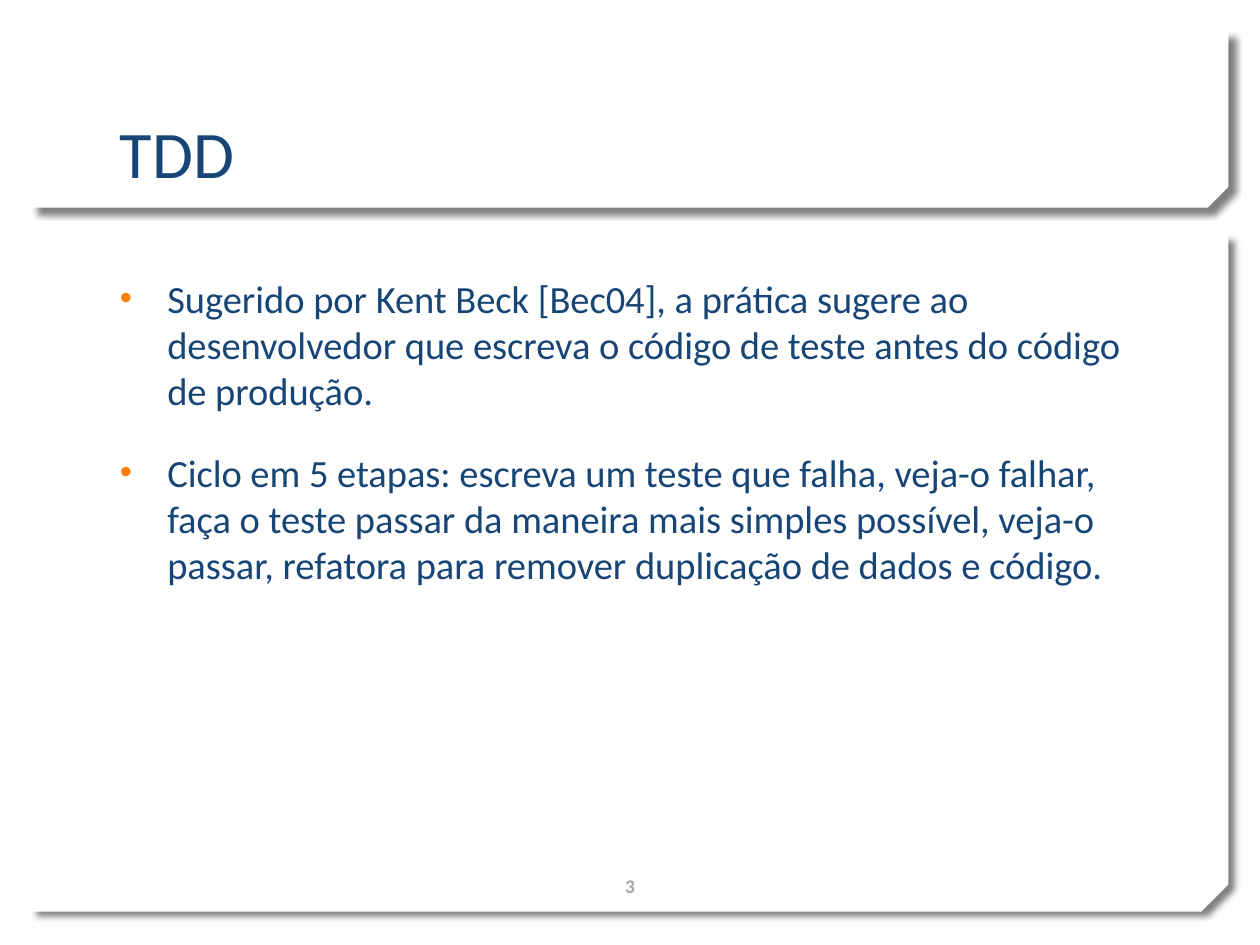
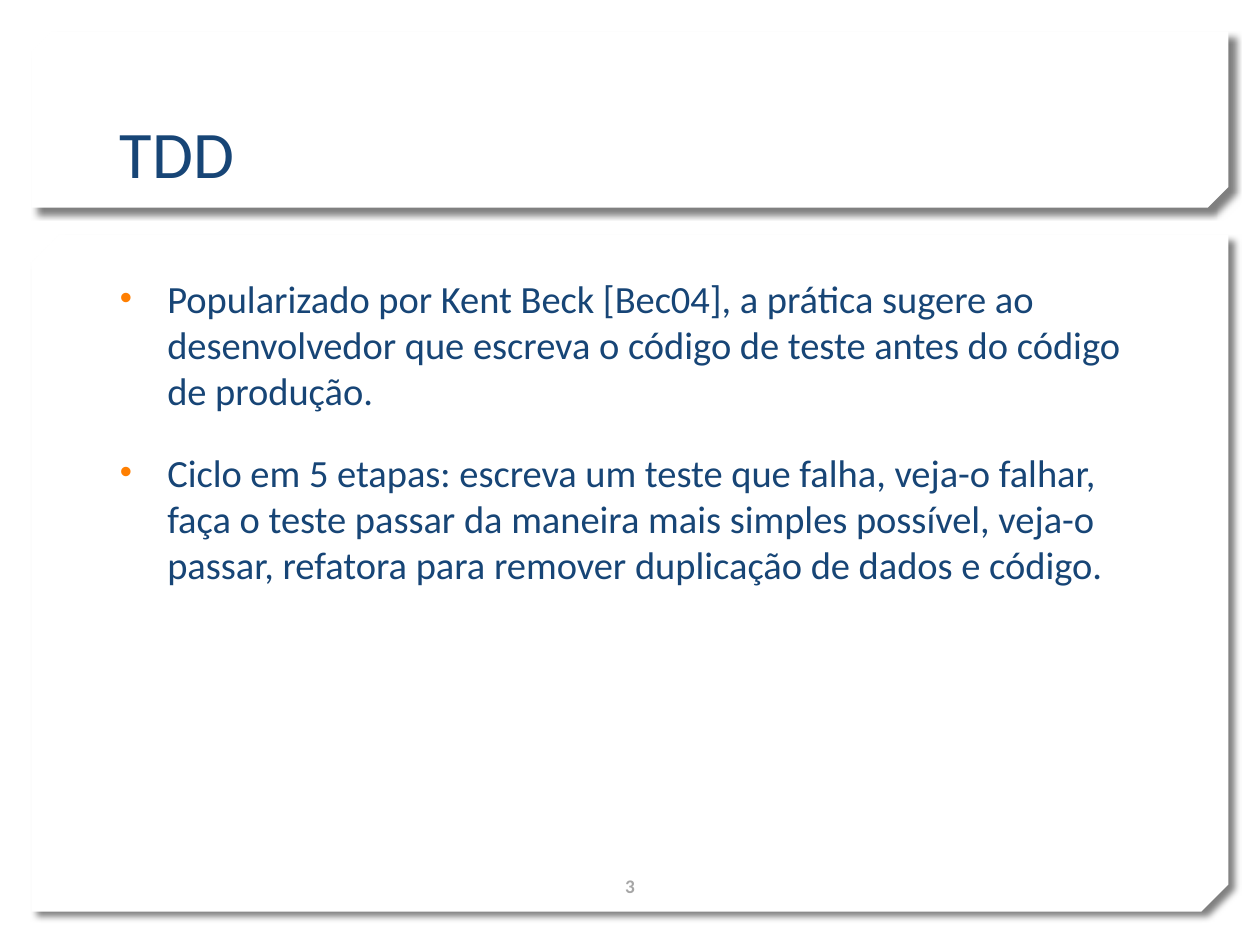
Before and after one commit to marcogerosa/mestrado, a slide deck: slide 3 of defesa.pptx. Drawn at 1260x945 pixels with LibreOffice and Linux fonts; fonts in the diff are those of the drawing; background and template pictures are left out. Boxes give left, top, right and bottom in pixels: in the first picture for what was removed or moved away, otherwise in the second. Text is boxed around its words. In the diff, an @@ line names an element or a change of style, - is before the commit and + after.

```diff
--- a/defesa.pptx
+++ b/defesa.pptx
@@ text at (x1=167, y1=285, x2=1120, y2=412): text changed @@
-• Sugerido por Kent Beck [Bec04], a prática sugere ao desenvolvedor que escreva o código de teste antes do código de produção.
+• Popularizado por Kent Beck [Bec04], a prática sugere ao desenvolvedor que escreva o código de teste antes do código de produção.
```
Also in this commit, not shown: 6 other slides changed, 1 other file.
